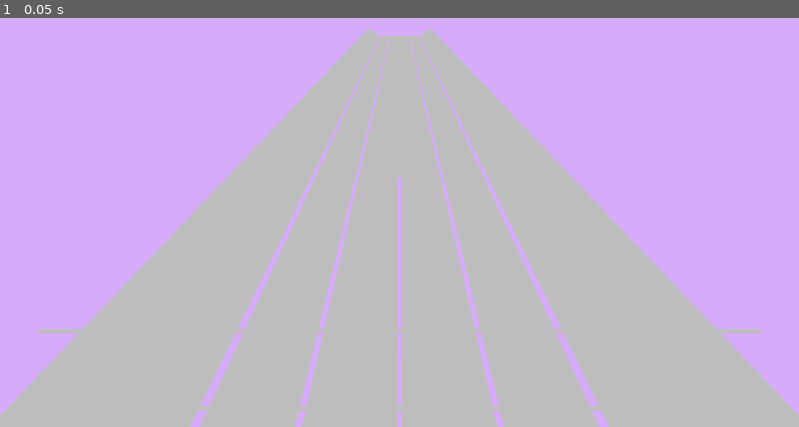
Above: before the commit, frame 1.
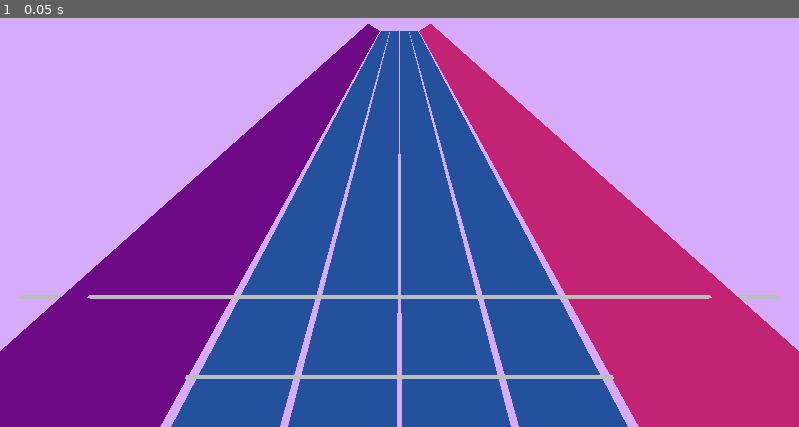
Above: after the commit, the same moment.

Repository: ZeroAd-06/AnteFalsus
Game: Godot game, scene res://Scenes/game_main.tscn
Two runs of this game, one before a commit and one after it. Both use one fixed random seed, a clock stepped at 60 frames per second and the inputs below.
Inputs:
- Up to frame 1 (0.05 s): no input

The runs differ from the first frame. In frame 1, 60% of the frame differs, in the area x 0-100%, y 1-100%.

Commit message:
build game scene

Diff:
--- a/Scenes/game_main.tscn
+++ b/Scenes/game_main.tscn
@@ -1,6 +1,9 @@
-[gd_scene load_steps=7 format=3 uid="uid://dh606i2o7tyx3"]
+[gd_scene load_steps=11 format=3 uid="uid://dh606i2o7tyx3"]
 
 [ext_resource type="AudioStream" uid="uid://c0clrpbsrxht8" path="res://Charts/Sayonara.noc/Sayonara-Hatsukoi.ogg" id="1_h337q"]
+[ext_resource type="Material" uid="uid://c7djbnxpeasph" path="res://Textures/leftest_ground_tracks.tres" id="1_me05n"]
+[ext_resource type="Material" uid="uid://dagy7ggnajc6m" path="res://Textures/ground_tracks.tres" id="2_ek0ft"]
+[ext_resource type="Material" uid="uid://dduikhdoviq0d" path="res://Textures/rightest_ground_tracks.tres" id="3_blpvf"]
 
 [sub_resource type="Environment" id="Environment_7ldut"]
 background_mode = 1
@@ -15,11 +18,17 @@
 [sub_resource type="BoxMesh" id="BoxMesh_6n8b6"]
 size = Vector3(5, 0.02, 0.04)
 
-[sub_resource type="PlaneMesh" id="PlaneMesh_y0gf2"]
+[sub_resource type="PlaneMesh" id="PlaneMesh_12ds4"]
+material = ExtResource("1_me05n")
 size = Vector2(1.5, 50)
 
 [sub_resource type="PlaneMesh" id="PlaneMesh_me05n"]
+material = ExtResource("2_ek0ft")
 size = Vector2(1, 50)
+
+[sub_resource type="PlaneMesh" id="PlaneMesh_y0gf2"]
+material = ExtResource("3_blpvf")
+size = Vector2(1.5, 50)
 
 [node name="GameMain" type="Node3D"]
 
@@ -27,7 +36,7 @@
 environment = SubResource("Environment_7ldut")
 
 [node name="Camera3D" type="Camera3D" parent="."]
-transform = Transform3D(1, 0, 0, 0, 0.8829476, 0.4694716, 0, -0.4694716, 0.8829476, 0, 4, 2.7099247)
+transform = Transform3D(1, 0, 0, 0, 0.8829476, 0.4694716, 0, -0.4694716, 0.8829476, 0, 3.5, 2.71)
 fov = 60.0
 far = 200.0
 
@@ -43,7 +52,7 @@
 
 [node name="Track0" type="MeshInstance3D" parent="Tracks"]
 transform = Transform3D(0.8660254, 0.5, 0, -0.5, 0.8660254, 0, 0, 0, 1, -2.85, 0.375, -20)
-mesh = SubResource("PlaneMesh_y0gf2")
+mesh = SubResource("PlaneMesh_12ds4")
 skeleton = NodePath("../Track2")
 
 [node name="Track1" type="MeshInstance3D" parent="Tracks"]
--- /dev/null
+++ b/Textures/ground_tracks.tres
@@ -0,0 +1,4 @@
+[gd_resource type="StandardMaterial3D" format=3 uid="uid://dagy7ggnajc6m"]
+
+[resource]
+albedo_color = Color(0.09938104, 0.22610763, 0.4497404, 1)
--- /dev/null
+++ b/Textures/leftest_ground_tracks.tres
@@ -0,0 +1,4 @@
+[gd_resource type="StandardMaterial3D" format=3 uid="uid://c7djbnxpeasph"]
+
+[resource]
+albedo_color = Color(0.30822188, 0.038939558, 0.37526327, 1)
--- /dev/null
+++ b/Textures/rightest_ground_tracks.tres
@@ -0,0 +1,4 @@
+[gd_resource type="StandardMaterial3D" format=3 uid="uid://dduikhdoviq0d"]
+
+[resource]
+albedo_color = Color(0.5568605, 0.099786095, 0.31931028, 1)
